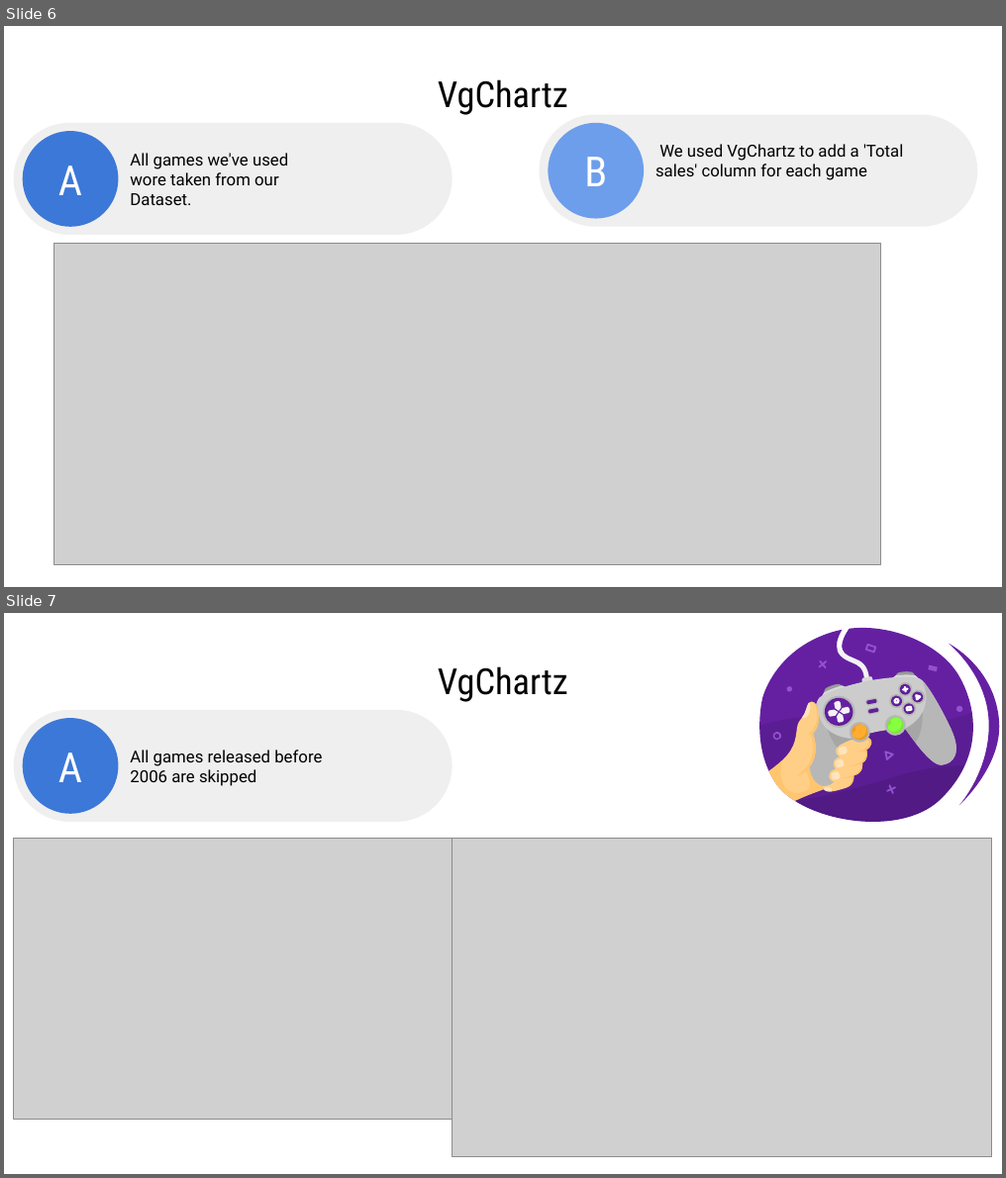
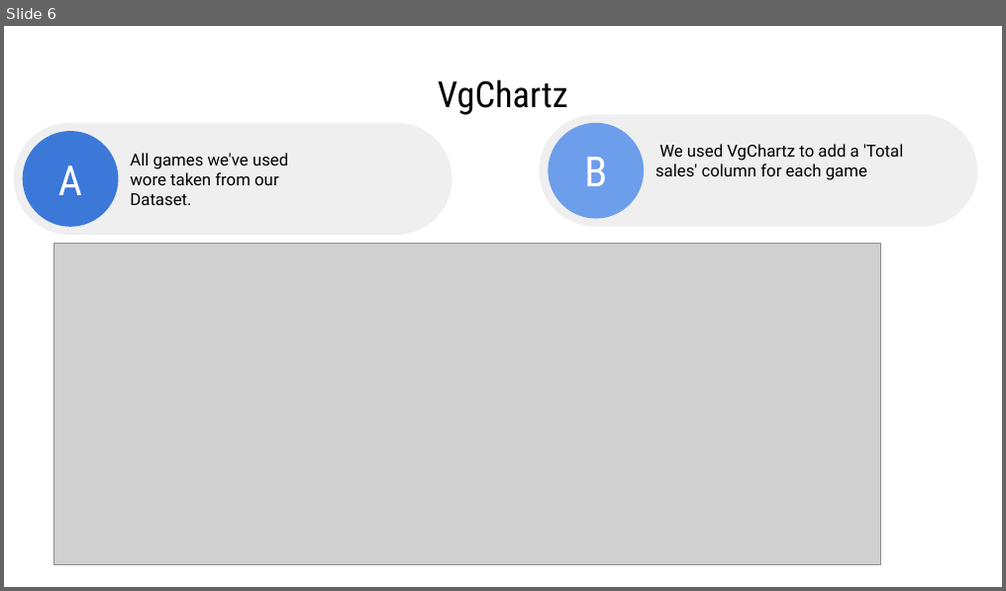
Before and after one commit to Dkvitca/end-of-the-year-project-data-science-, a slide deck: project presentation.pptx. Shown one above the other, each under a label of ours: slides 6 and 7 before the commit, slide 6 after it. The pictures are 1006x1178 and 1006x591 pixels, drawn with LibreOffice and Linux fonts; fonts in the diff are those of the drawing; grey boxes stand for pictures. Boxes give left, top, right and bottom in pixels: in the first picture for what was removed or moved away, otherwise in the second. Text is boxed around its words. In the diff, an @@ line names an element or a change of style, - is before the commit and + after.

```diff
--- a/project presentation.pptx
+++ b/project presentation.pptx
@@ slide 7 removed at (x1=4, y1=613, x2=1002, y2=1174), background #FFFFFF @@
@@ title removed at (x1=438, y1=666, x2=568, y2=702) @@
-VgChartz
@@ rounded rectangle removed at (x1=14, y1=710, x2=452, y2=822) @@
@@ ellipse removed at (x1=23, y1=718, x2=119, y2=814) @@
-A
@@ group removed at (x1=750, y1=622, x2=1002, y2=822): 83 freeform shapes @@
@@ text removed at (x1=130, y1=750, x2=322, y2=786) @@
-All games released before 2006 are skipped
@@ picture removed at (x1=14, y1=839, x2=452, y2=1120) @@
@@ picture removed at (x1=452, y1=839, x2=992, y2=1157) @@
```
Also in this commit, not shown: 12 slides changed, 2 slides added, 1 other slide removed.
